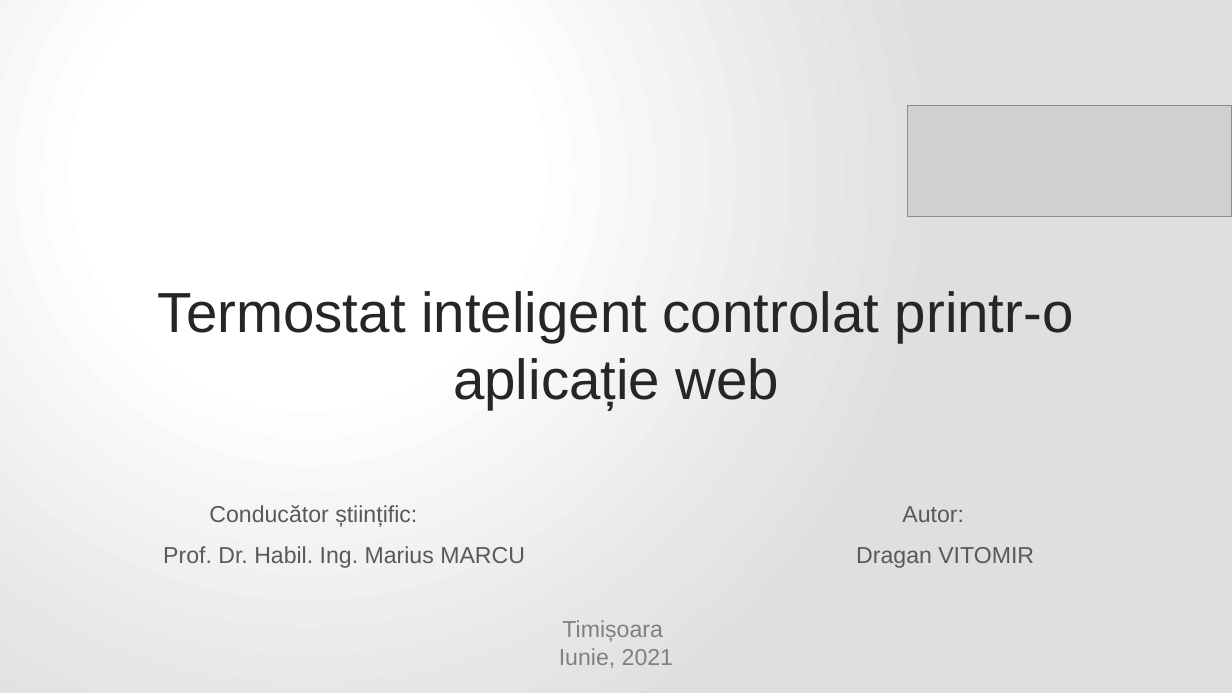
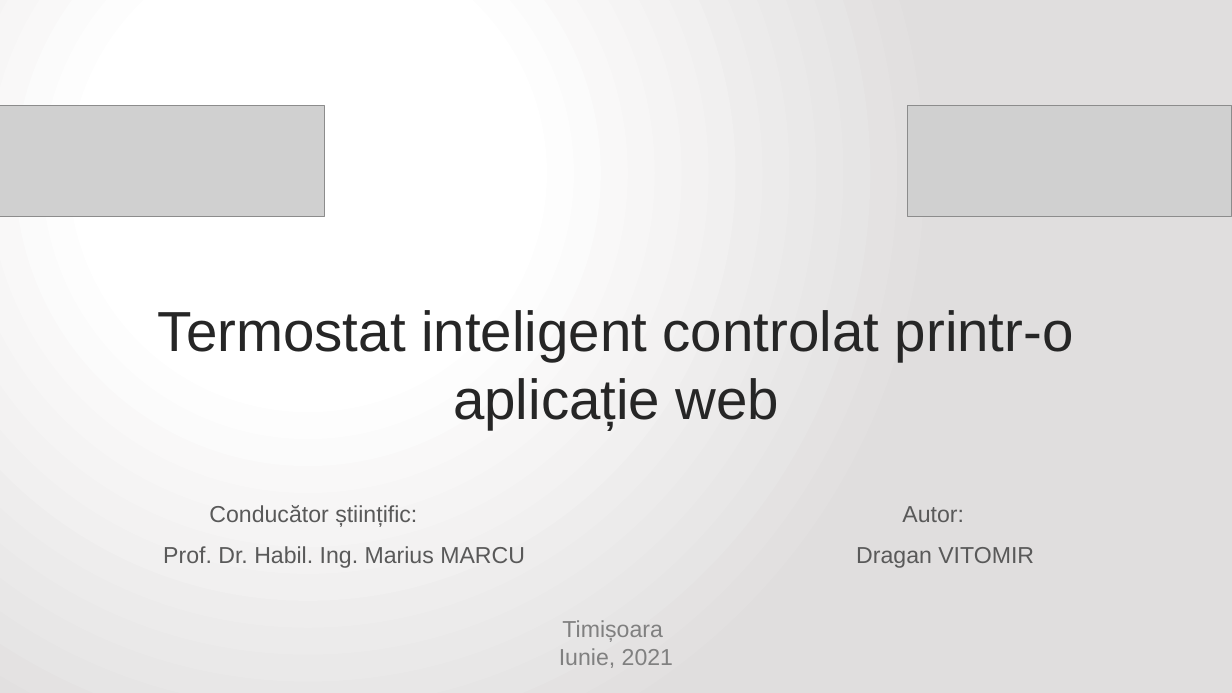
Before and after one commit to VitomirDragan/TemperatureManagement-IOT-, a slide deck: slide 1 of Prezentare/Termostat inteligent controlat printr-o aplicație web.pptx. Drawn at 1232x693 pixels with LibreOffice and Linux fonts; fonts in the diff are those of the drawing; grey boxes stand for pictures. Boxes give left, top, right and bottom in pixels: in the first picture for what was removed or moved away, otherwise in the second. Text is boxed around its words. In the diff, an @@ line names an element or a change of style, - is before the commit and + after.

```diff
--- a/Prezentare/Termostat inteligent controlat printr-o aplicație web.pptx
+++ b/Prezentare/Termostat inteligent controlat printr-o aplicație web.pptx
@@ picture added at (x1=0, y1=105, x2=324, y2=216) @@
@@ title "Termostat inteligent controlat printr-o aplicație ..." moved from (x1=158, y1=291, x2=1074, y2=410) to (x1=158, y1=310, x2=1074, y2=429) @@
```
Also in this commit, not shown: 8 other slides changed, 3 other files.
